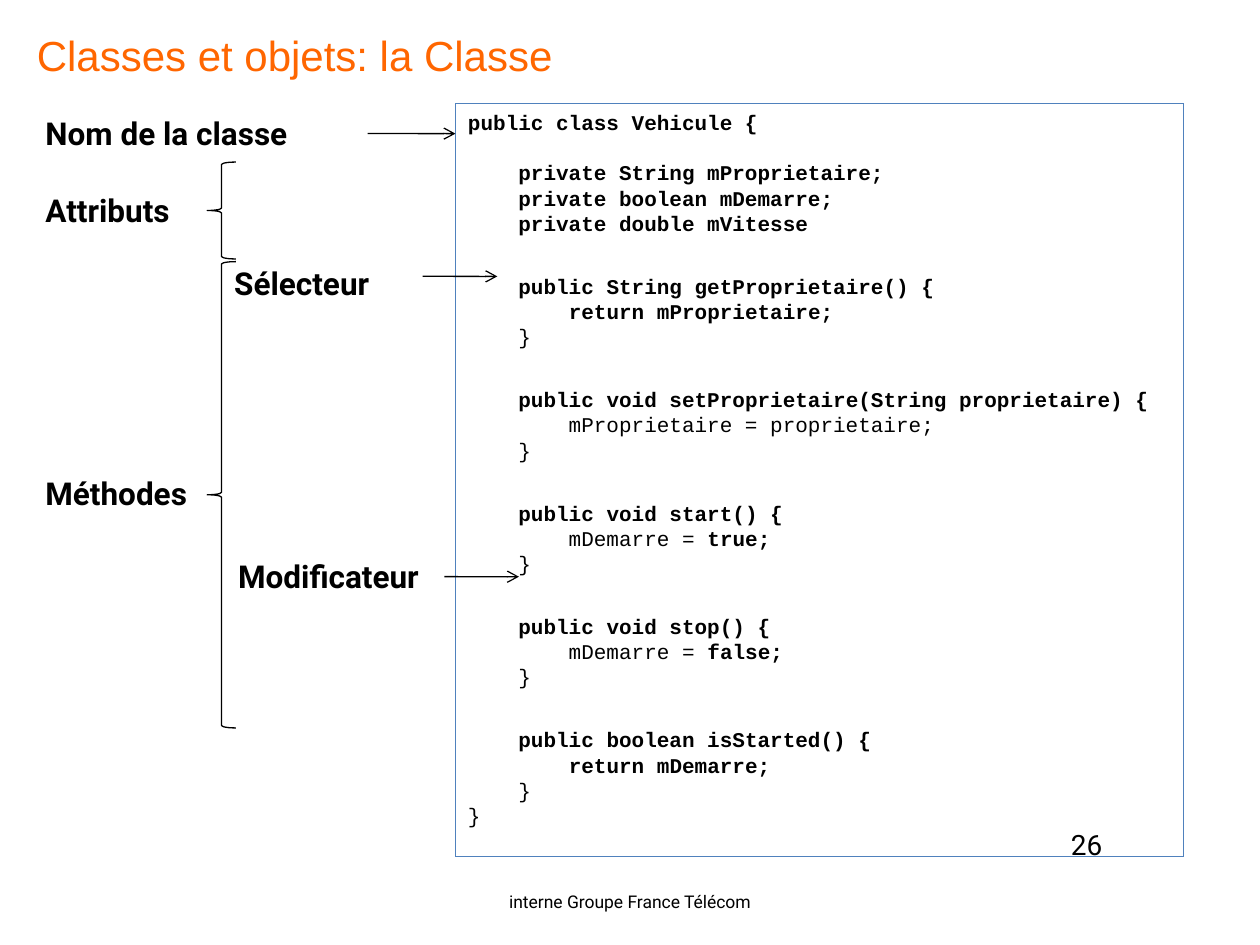
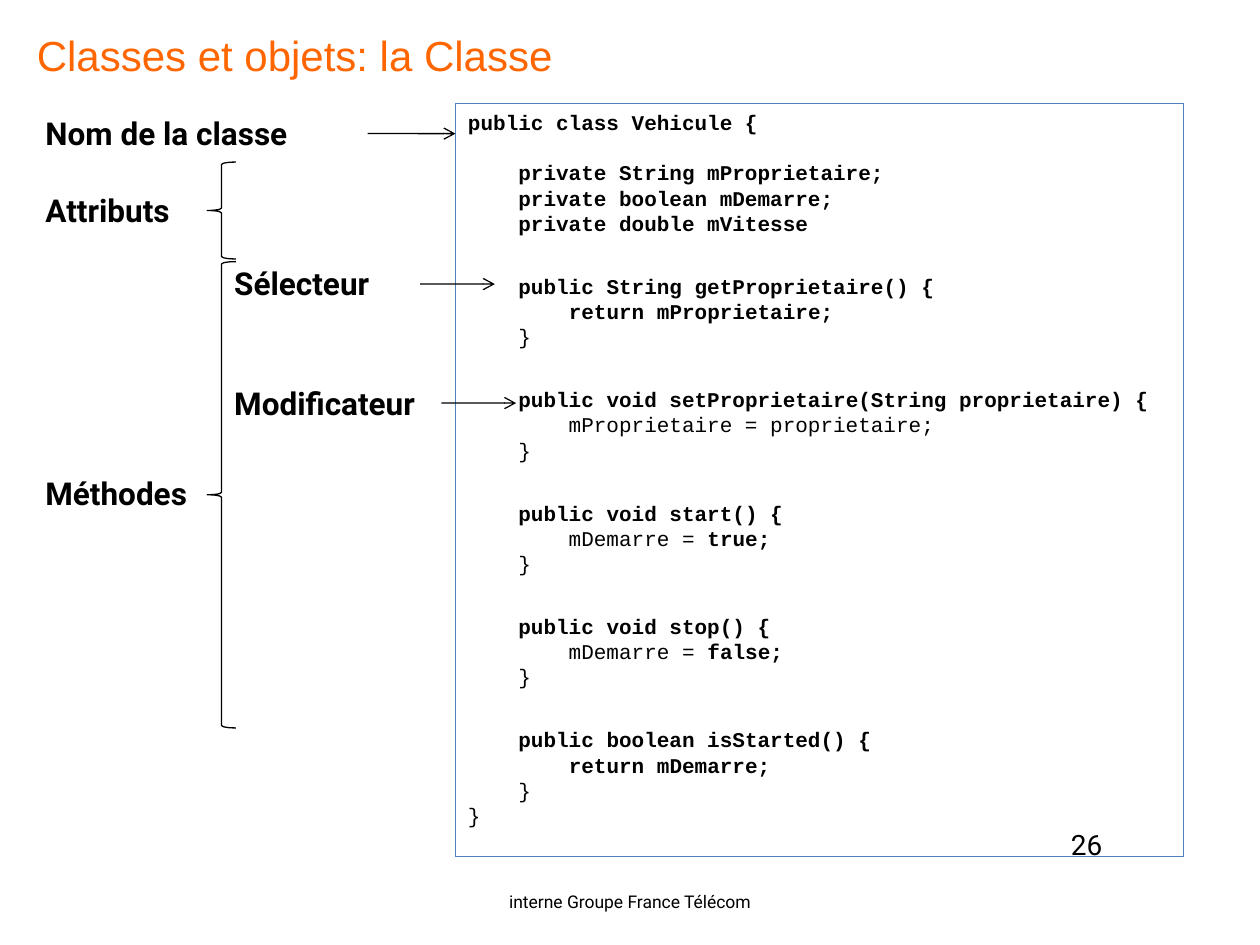
Before and after one commit to yplo6403/formationjava, a slide deck: slide 26 of doc/Java-OL1.pptx. Drawn at 1260x945 pixels with LibreOffice and Linux fonts; fonts in the diff are those of the drawing; background and template pictures are left out. Boxes give left, top, right and bottom in pixels: in the first picture for what was removed or moved away, otherwise in the second. Text is boxed around its words. In the diff, an @@ line names an element or a change of style, - is before the commit and + after.

```diff
--- a/doc/Java-OL1.pptx
+++ b/doc/Java-OL1.pptx
@@ freeform shape: place and size @@
-freeform shape at bbox=[422, 276, 496, 276]
+freeform shape at bbox=[420, 284, 494, 284]
@@ text "Modificateur": place and size @@
-text "Modificateur" at bbox=[238, 564, 419, 589]
+text "Modificateur" at bbox=[234, 391, 415, 416]
@@ freeform shape: place and size @@
-freeform shape at bbox=[445, 577, 519, 577]
+freeform shape at bbox=[441, 403, 515, 403]
```
Also in this commit, not shown: 25 other slides changed, 1 slide added, 1 other file.
